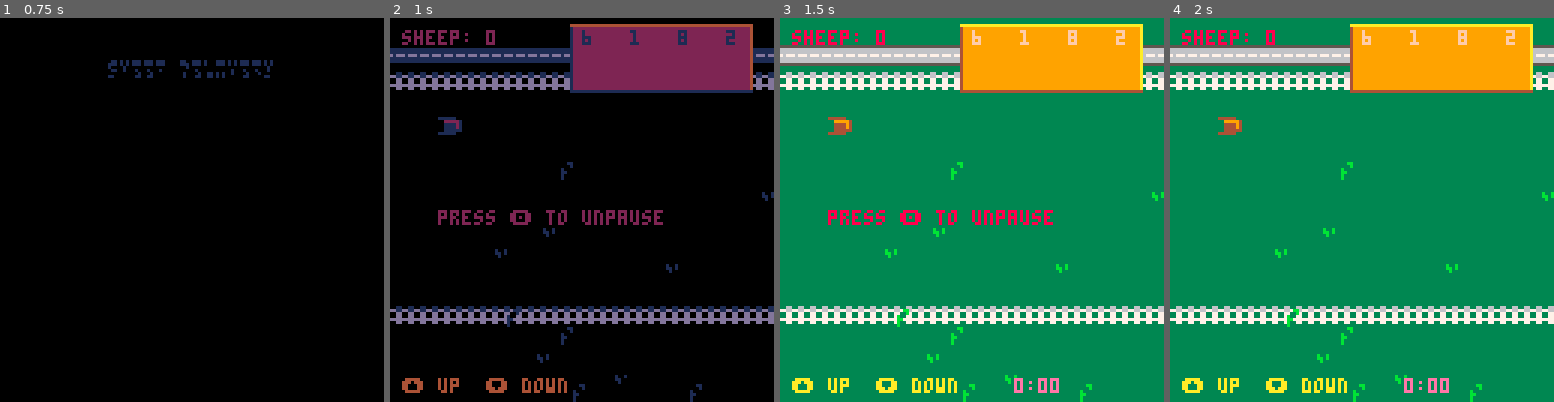
Above: before the commit, frames 1-4 (left to right).
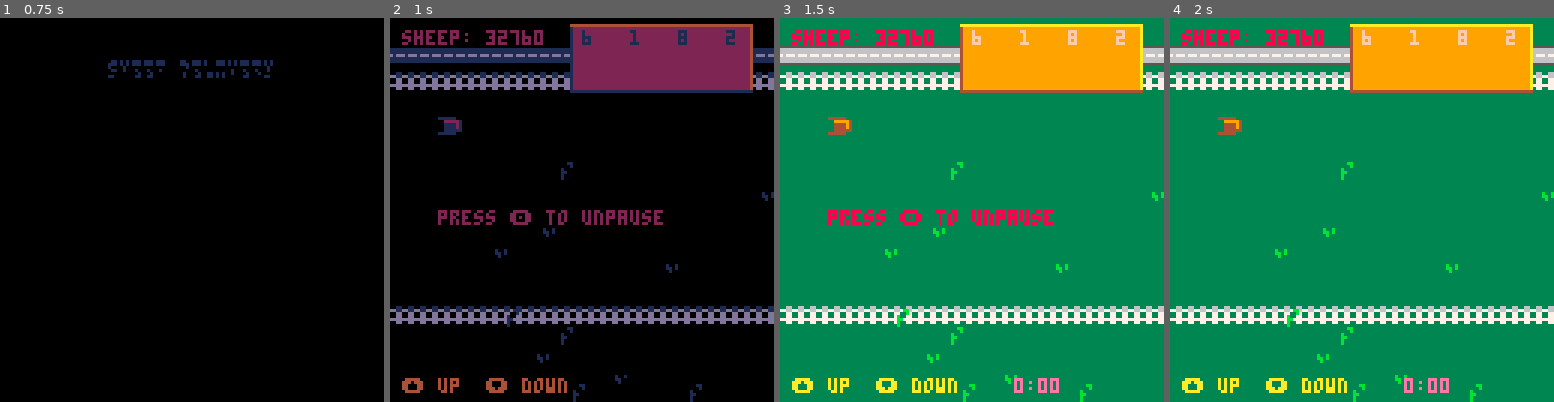
Above: after the commit, the same moments.

Repository: njd5475/ld48
Game: PICO-8 cartridge delivery.p8
The game is run twice, just before and just after one commit, with the same random seed, the same clock (stepped at 60 frames per second) and the same inputs.
Inputs:
- Up to frame 1 (0.75 s): tap X (X key) at 0.33 s; tap O (Z key) at 0.7 s
- Up to frame 2 (1 s): no input
- Up to frame 3 (1.5 s): tap X (X key) at 1.07 s
- Up to frame 4 (2 s): tap O (Z key) at 1.7 s; tap X (X key) at 1.85 s

Frame 1 is identical in both runs. In frame 2, 0.3% of the frame differs, in the area x 25-40%, y 3-8%; in frame 3, 0.3%; in frame 4, 0.3%.

Commit message:
Bug fix 1 - high score

Diff:
--- a/delivery.p8
+++ b/delivery.p8
@@ -45,7 +45,6 @@
   update=function(me, ctx)
     x-=1
     if x < -8 then
-      ctx.score -= me.reward
       del(objs, me)
     end
   end,
@@ -196,11 +195,7 @@
 					del(objs, o)
 
      ctx.sheep += 1 + (me.children or 0)
-					ctx.score += o.reward
-					if ctx.score < 0 then
-						dset(0,ctx._timer)
-						return fadescreen(_, gameover())
-					end
+
 					if o.num > -1 and ctx.cycle[o.num] then
 						local cy = ctx.cycle[o.num]
 						cy.mark = true
@@ -315,7 +310,7 @@
 end
 
 function game()
- objs,ctx={}, {pause=true,score=0, cycle={}, sheep=0}
+ objs,ctx={}, {pause=true, cycle={}, sheep=32760}
 
 	add(objs, sheepspwnr())
  add(objs, counter())
@@ -367,6 +362,12 @@
 		end,
 
 		update=function(_, ctx)
+			if ctx.sheep < 0 then
+				dset(0,ctx._timer)
+				return fadescreen(_, gameover())
+			end
+
+
 			if not ctx.pause then
 			 tmr:update(ctx)
 				for o in all(objs) do
@@ -438,9 +439,11 @@
 			end
 
 			drawtime(tmr or -1, 54, 56, 11)
+
+			cent('press ❎ to return', 96)
 		end,
 		update=function(_,ctx)
-			if btnp(4) then
+			if btnp(5) then
 				return main()
 			end
 			return _
Not shown, changed: delivery.js
Not shown, changed: delivery.wav
